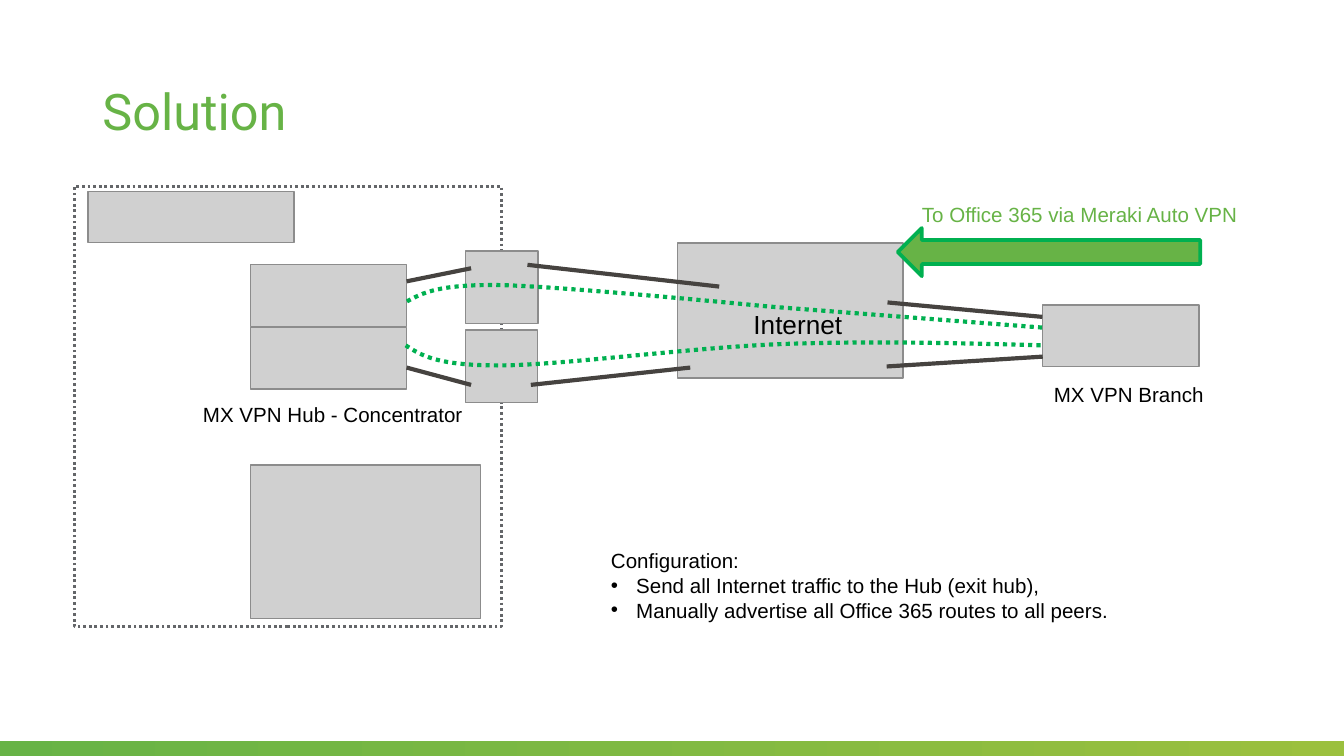
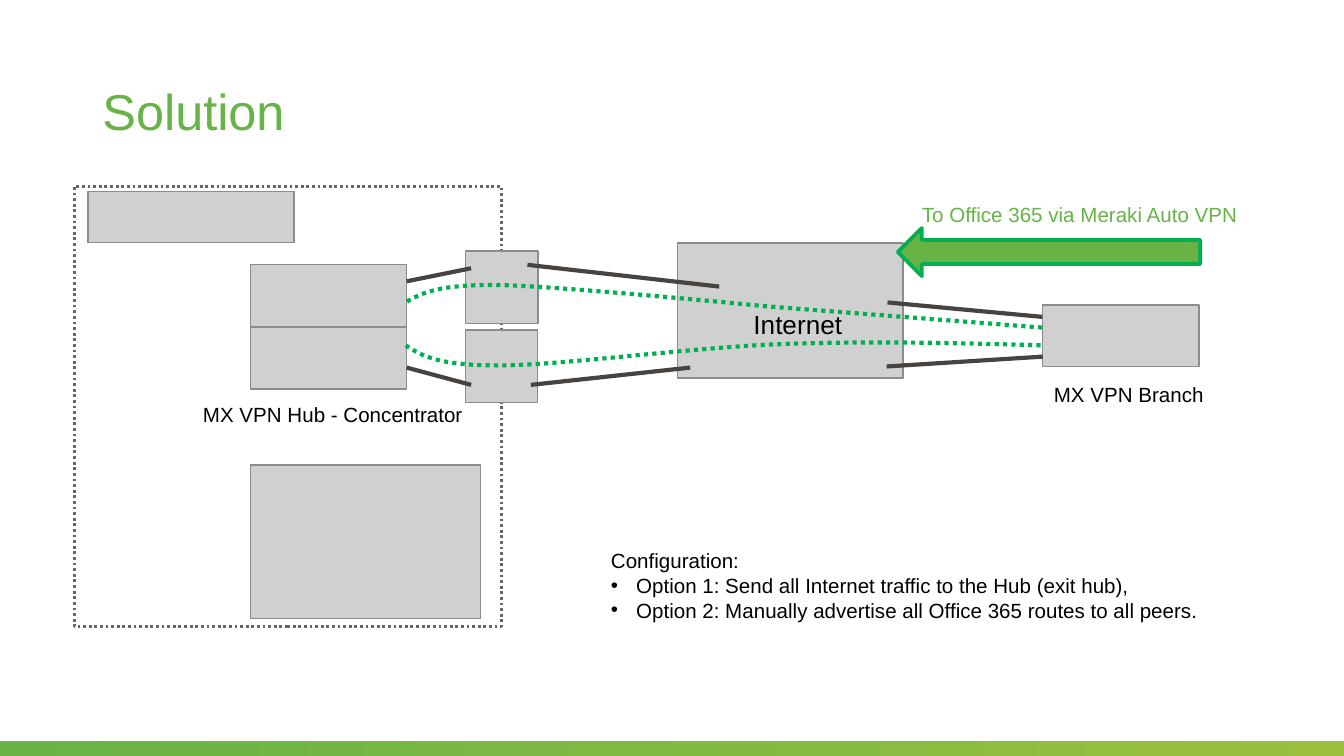
Before and after one commit to SalnikovAndrey/performance-based-routing-to-office-365-over-meraki-sd-wan, a slide deck: slide 3 of Problem-Solution overview.pptx. Drawn at 1344x756 pixels with LibreOffice and Linux fonts; fonts in the diff are those of the drawing; grey boxes stand for pictures; background and template pictures are left out. Boxes give left, top, right and bottom in pixels: in the first picture for what was removed or moved away, otherwise in the second. Text is boxed around its words. In the diff, an @@ line names an element or a change of style, - is before the commit and + after.

```diff
--- a/Problem-Solution overview.pptx
+++ b/Problem-Solution overview.pptx
@@ title "Solution" at box(102, 93, 284, 131): font Roboto to Arial @@
@@ text at box(636, 578, 1197, 622): text changed @@
-• Send all Internet traffic to the Hub (exit hub),
-• Manually advertise all Office 365 routes to all peers.
+• Option 1: Send all Internet traffic to the Hub (exit hub),
+• Option 2: Manually advertise all Office 365 routes to all peers.
```
Also in this commit, not shown: 4 other slides changed, 5 other files.
